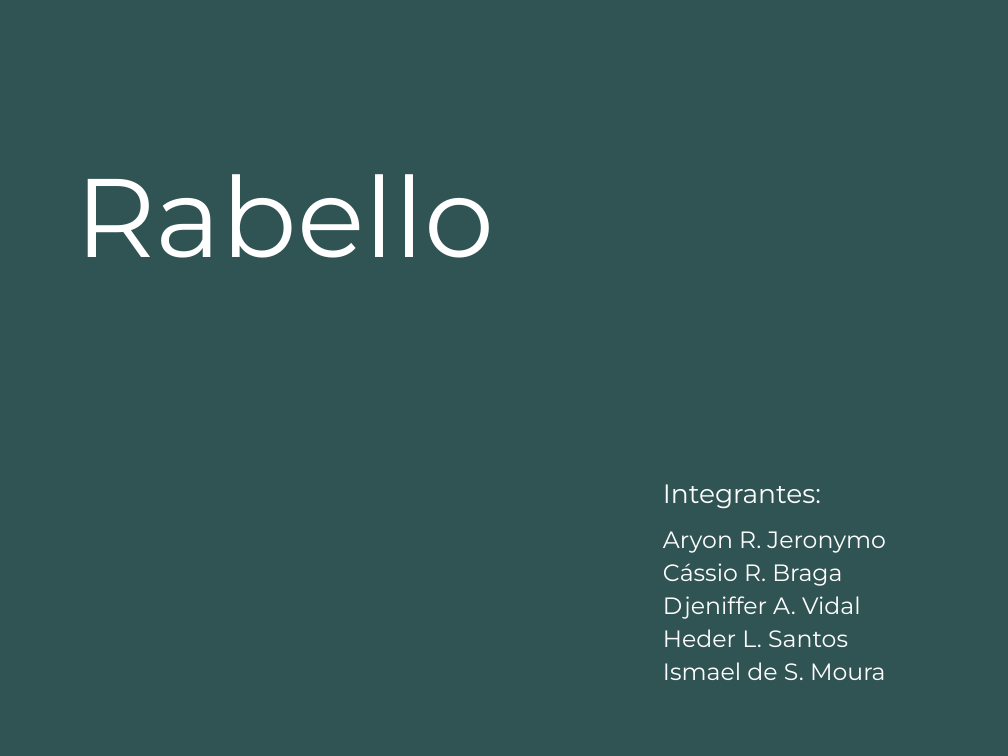
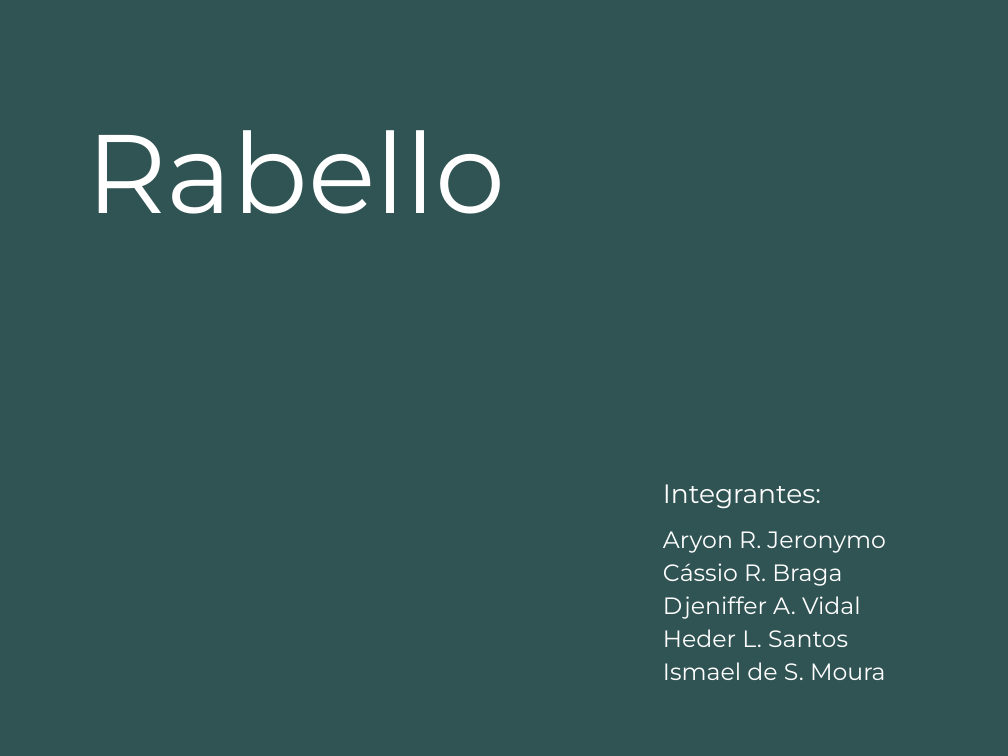
Before and after one commit to IsmaelMoura/projeto-integrador-senac, a slide deck: slide 1 of Apresentação_Rabello.pptx. Drawn at 1008x756 pixels with LibreOffice and Linux fonts; fonts in the diff are those of the drawing. Boxes give left, top, right and bottom in pixels: in the first picture for what was removed or moved away, otherwise in the second. Text is boxed around its words. In the diff, an @@ line names an element or a change of style, - is before the commit and + after.

```diff
--- a/Apresentação_Rabello.pptx
+++ b/Apresentação_Rabello.pptx
@@ text "Rabello": place and size @@
-text "Rabello" at <box>76,174,495,258</box>
+text "Rabello" at <box>87,130,506,214</box>
```
Also in this commit, not shown: 3 other slides changed.
